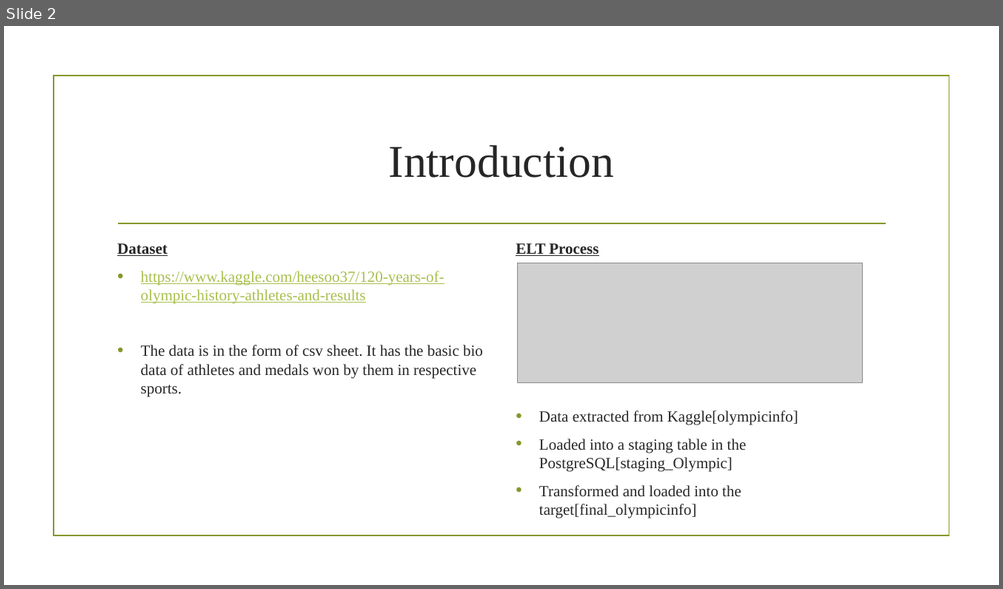
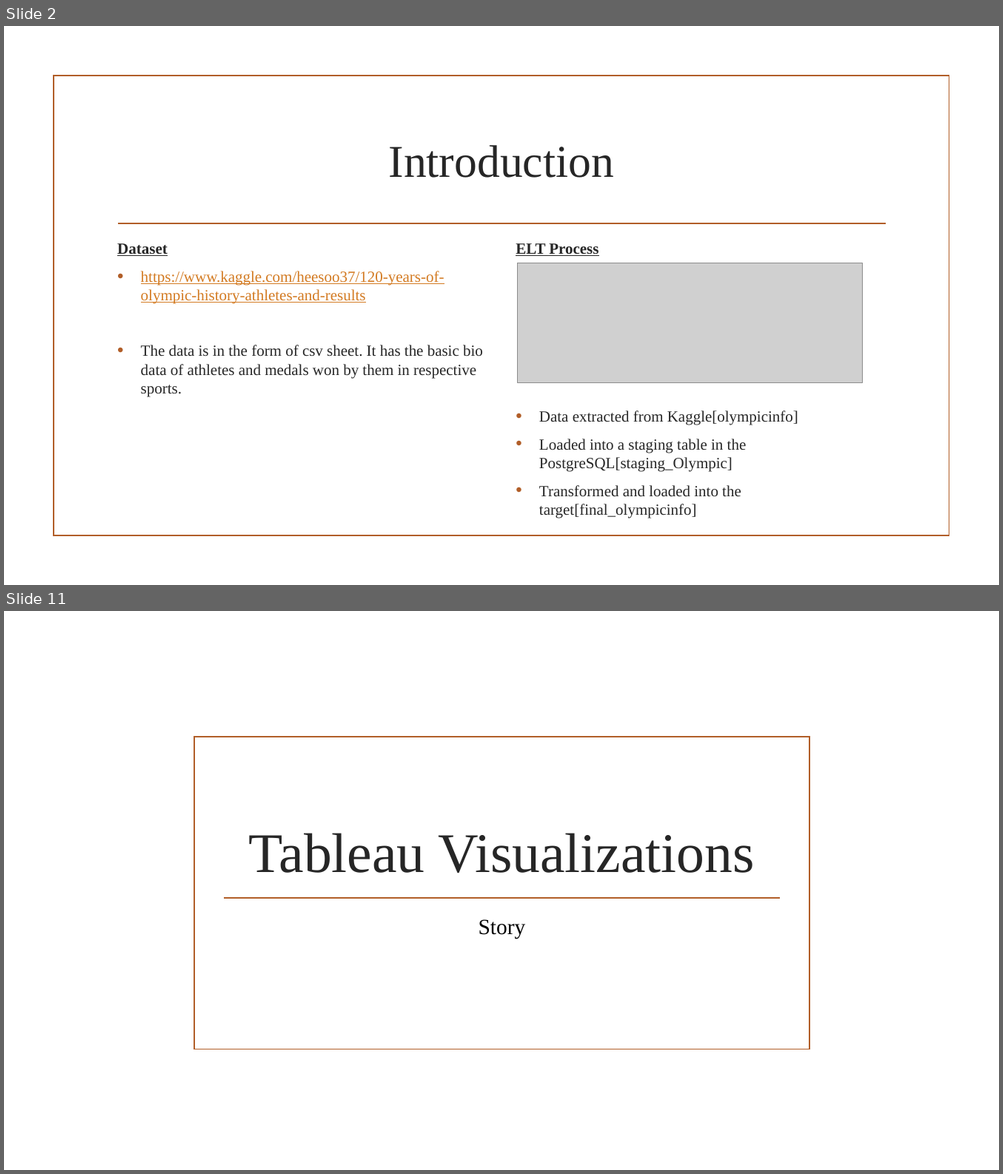
Before and after one commit to shwam25/Project_Tableau, a slide deck: Presentation.pptx. Shown one above the other, each under a label of ours: slide 2 before the commit, slides 2 and 11 after it; the slides between them are not shown. The pictures are 1003x589 and 1003x1174 pixels, drawn with LibreOffice and Linux fonts; fonts in the diff are those of the drawing; grey boxes stand for pictures; background and template pictures are left out. Boxes give left, top, right and bottom in pixels: in the first picture for what was removed or moved away, otherwise in the second. Text is boxed around its words. In the diff, an @@ line names an element or a change of style, - is before the commit and + after.

```diff
--- a/Presentation.pptx
+++ b/Presentation.pptx
@@ slide 11 added at (x1=4, y1=611, x2=999, y2=1170), background picture (left out) @@
@@ rectangle added at (x1=194, y1=737, x2=810, y2=1050), outline #B15E28 1.25 pt @@
@@ title added at (x1=249, y1=833, x2=754, y2=873), 54 pt, text #262626 @@
+Tableau Visualizations
@@ line added from (223, 898) to (780, 898), #B15E28 1.25 pt @@
@@ subtitle added at (x1=478, y1=920, x2=526, y2=939), 21 pt, text #000000 @@
+Story
@@ slide 2 changed as well @@
@@ rectangle at (x1=54, y1=76, x2=948, y2=537): outline #83992A 1.25 pt to #B15E28 1.25 pt @@
@@ line (118, 224) - (885, 224): stroke #83992A 1.25 pt to #B15E28 1.25 pt @@
@@ text at (x1=141, y1=271, x2=483, y2=397): text colour #A8BF4D to #D37A21 in "https://www.kaggle.com/heesoo37/120-years-of-olympic-history ..."; bullet colour #83992A to #B15E28 @@
```
Also in this commit, not shown: 3 other slides changed, 14 other slides added, 21 slides removed.
